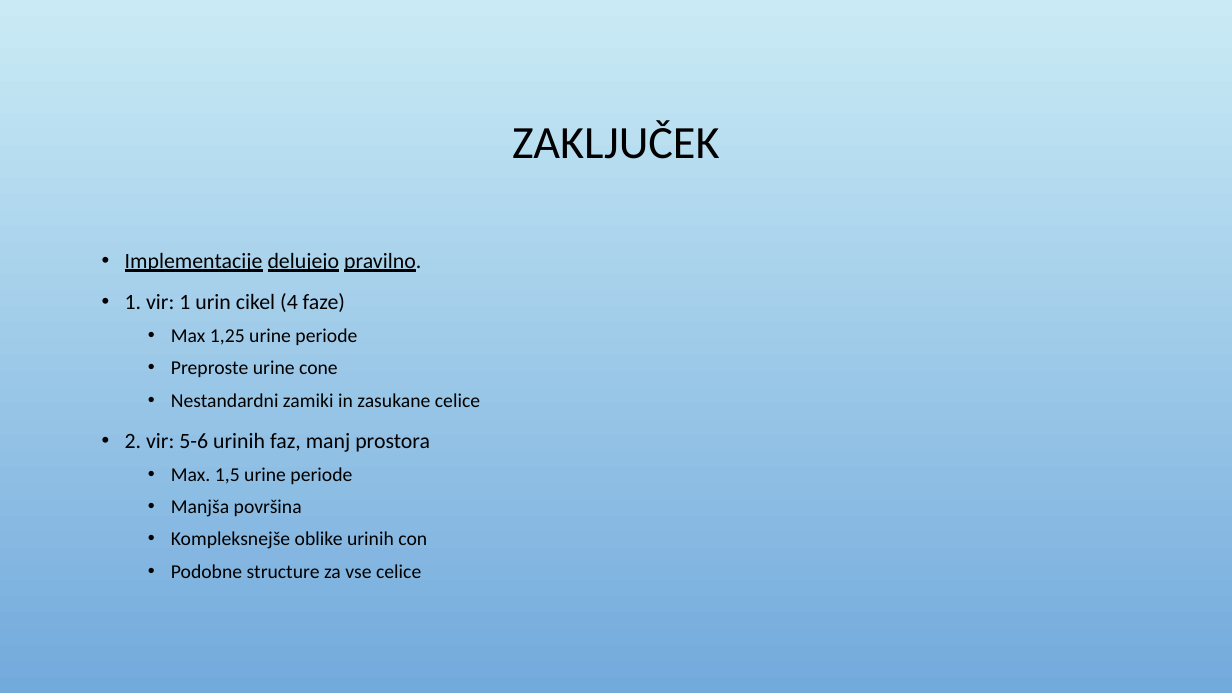
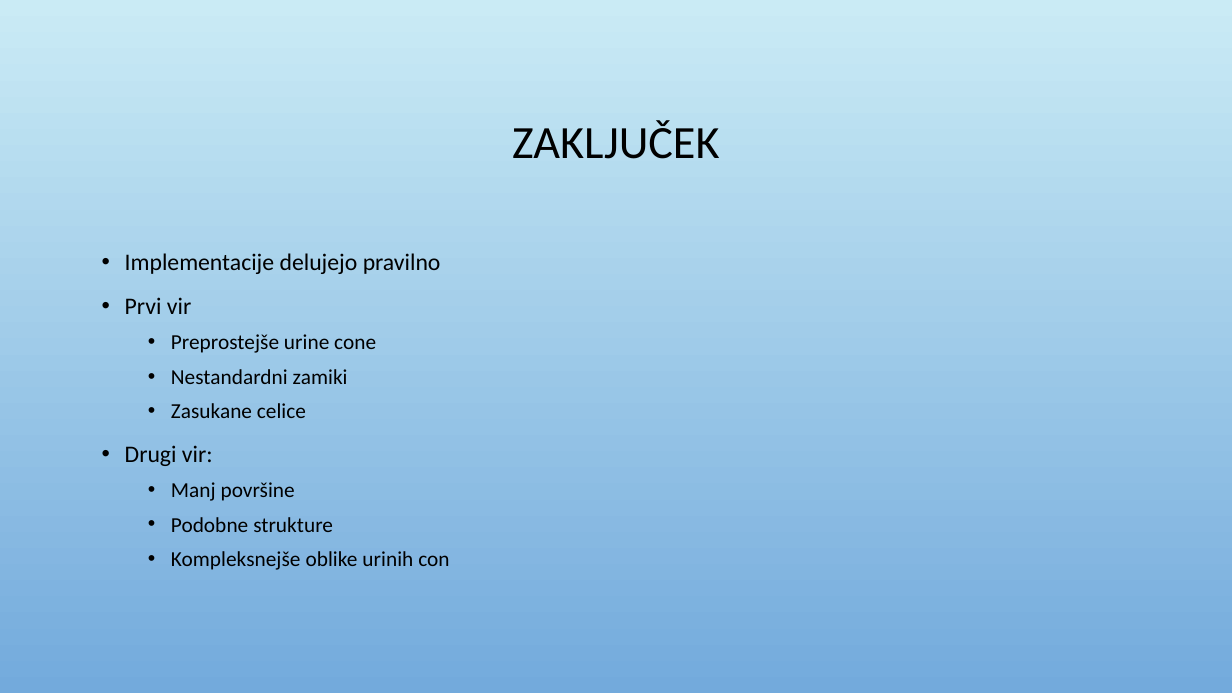
Before and after one commit to hackguy25/QCA_mem, a slide deck: slide 10 of ppt/Pomnenje s kvantnimi celičnimi avtomati.pptx. Drawn at 1232x693 pixels with LibreOffice and Linux fonts; fonts in the diff are those of the drawing; background and template pictures are left out. Boxes give left, top, right and bottom in pixels: in the first picture for what was removed or moved away, otherwise in the second. Text is boxed around its words. In the diff, an @@ line names an element or a change of style, - is before the commit and + after.

```diff
--- a/ppt/Pomnenje s kvantnimi celičnimi avtomati.pptx
+++ b/ppt/Pomnenje s kvantnimi celičnimi avtomati.pptx
@@ text at box(125, 253, 441, 532): text changed; size 15.3 to 16.6 pt @@
-• Implementacije delujejo pravilno.
-• 1. vir: 1 urin cikel (4 faze)
-  • Max 1,25 urine periode
-  • Preproste urine cone
-  • Nestandardni zamiki in zasukane celice
-• 2. vir: 5-6 urinih faz, manj prostora
-  • Max. 1,5 urine periode
-  • Manjša površina
+• Implementacije delujejo pravilno
+• Prvi vir
+  • Preprostejše urine cone
+  • Nestandardni zamiki
+  • Zasukane celice
+• Drugi vir:
+  • Manj površine
+  • Podobne strukture
@@ text at box(171, 564, 421, 578): paragraph removed @@
-  • Podobne structure za vse celice
@@ text at box(171, 551, 449, 570): size 15.3 to 16.6 pt in "Kompleksnejše oblike urinih con" @@
```
Also in this commit, not shown: 4 other files.
